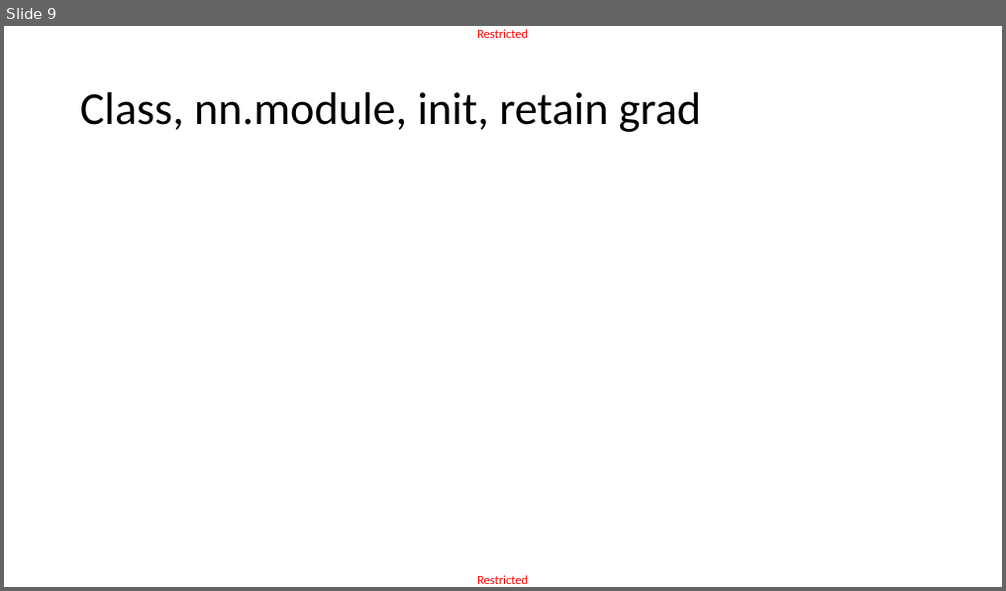
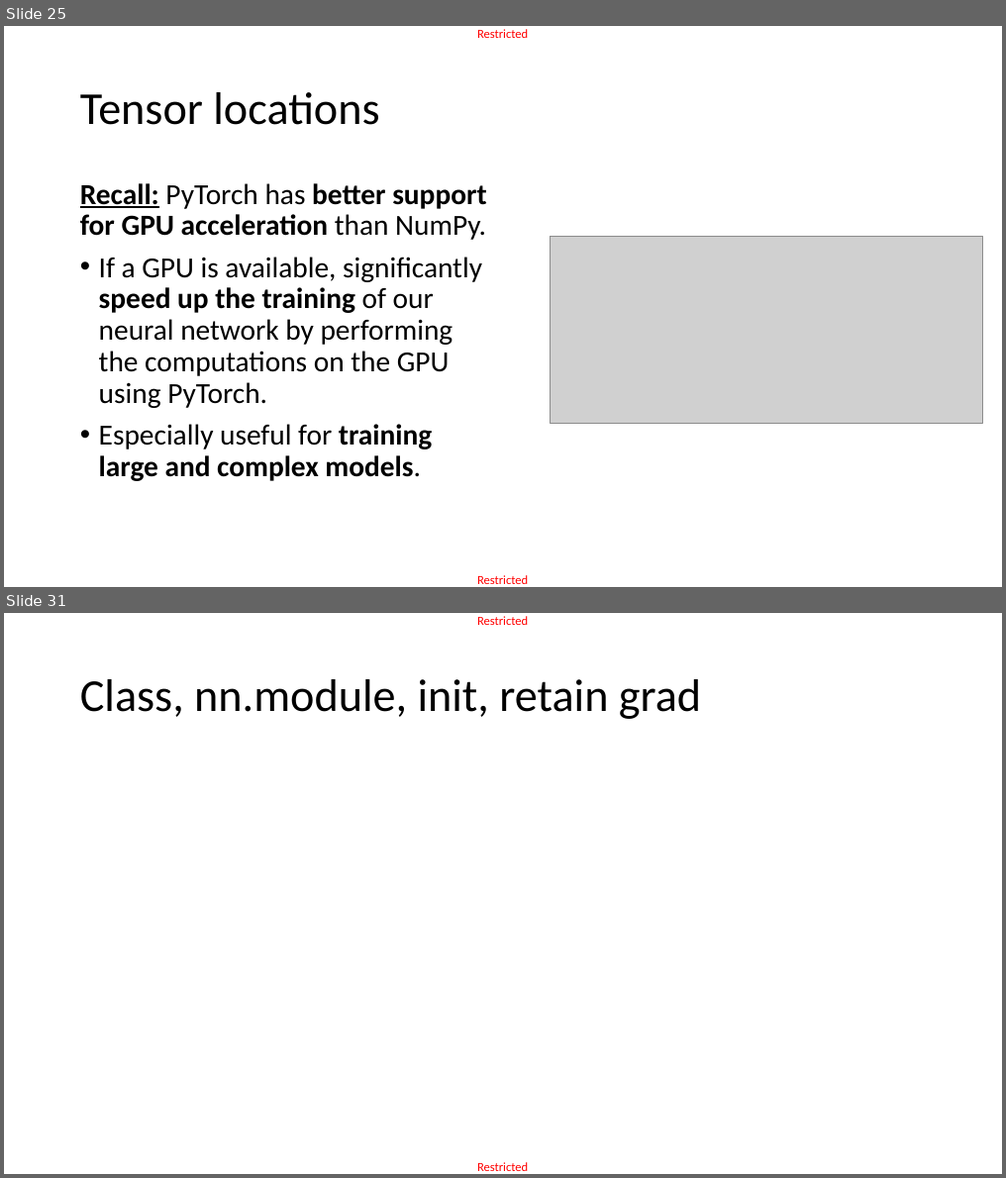
Before and after one commit to matthieudemari/SUTD_DL_50_039, a slide deck: W3/0. All/W3.pptx. Shown one above the other, each under a label of ours: slide 9 before the commit, slides 25 and 31 after it; the slides between them are not shown. The pictures are 1006x591 and 1006x1178 pixels, drawn with LibreOffice and Linux fonts; fonts in the diff are those of the drawing; grey boxes stand for pictures. Boxes give left, top, right and bottom in pixels: in the first picture for what was removed or moved away, otherwise in the second. Text is boxed around its words. In the diff, an @@ line names an element or a change of style, - is before the commit and + after.

```diff
--- a/W3/0. All/W3.pptx
+++ b/W3/0. All/W3.pptx
@@ slide 25 added at <box>4,26,1002,587</box>, background #FFFFFF; not listed: 2 template elements that a slide beside it also shows @@
@@ title added at <box>80,92,379,125</box>, 44 pt, text #000000 @@
+Tensor locations
@@ text added at <box>80,183,486,481</box>, 28 pt, text #000000 @@
+Recall: PyTorch has better support for GPU acceleration than NumPy.
+• If a GPU is available, significantly speed up the training of our neural network by performing the computations on the GPU using PyTorch.
+• Especially useful for training large and complex models.
@@ picture added at <box>549,236,983,423</box> @@
@@ what was slide 9 is now slide 31 @@
```
Also in this commit, not shown: 27 other slides added, 6 slides removed, 1 other file.
